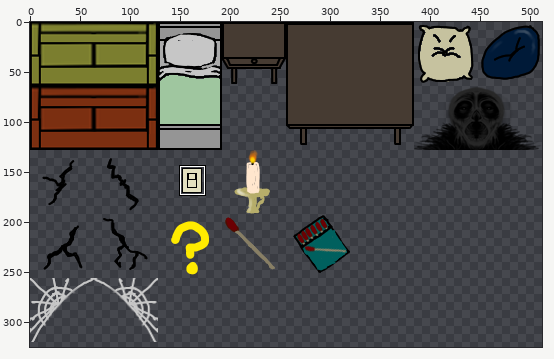
Two versions of one sprite sheet, Assets/Environement/TilesetProps.png. The picture above shows the old version from afar; the outline marks the close-up.
Close-up. Old version:
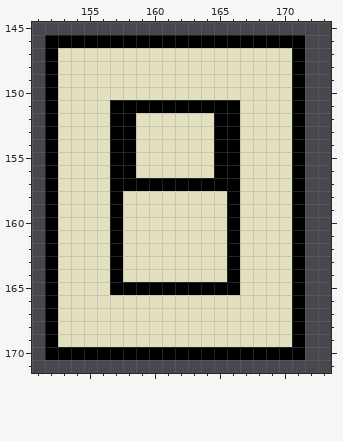
The file is 512x512 pixels. Shown: x 151..173, y 145..171. The wide view leaves out empty margins. The commit also changed other parts of the picture, which this record leaves out.
After:
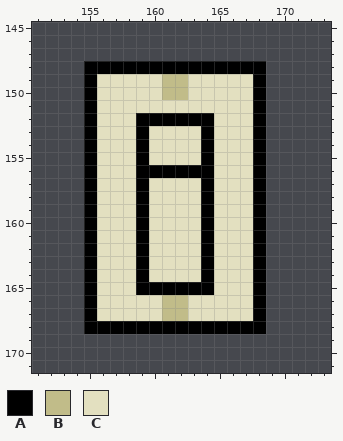
Palette (. is transparent): A #000000  B #c1bc89  C #e3e0c0
Changes in this commit:
y 146: x 152..171 AAAAAAAAAAAAAAAAAAAA -> ....................
y 147: x 152..171 ACCCCCCCCCCCCCCCCCCA -> ....................
y 148: x 152..171 ACCCCCCCCCCCCCCCCCCA -> ...AAAAAAAAAAAAAA...
y 149..150: x 152..155 ACCC -> ...A; x 161..162 CC -> BB; x 168..171 CCCA -> A...
y 151: x 152..155 ACCC -> ...A; x 157..166 AAAAAAAAAA -> CCCCCCCCCC; x 168..171 CCCA -> A...
y 152: x 152..155 ACCC -> ...A; x 157..166 AACCCCCCAA -> CCAAAAAACC; x 168..171 CCCA -> A...
y 153..155: x 152..155 ACCC -> ...A; x 157..159 AAC -> CCA; x 164..166 CAA -> ACC; x 168..171 CCCA -> A...
y 156: x 152..155 ACCC -> ...A; x 157..166 AACCCCCCAA -> CCAAAAAACC; x 168..171 CCCA -> A...
y 157: x 152..155 ACCC -> ...A; x 157..158 AA -> CC; x 160..163 AAAA -> CCCC; x 165..166 AA -> CC; x 168..171 CCCA -> A...
y 158..164: x 152..155 ACCC -> ...A; x 157 A -> C; x 159 C -> A; x 164 C -> A; x 166 A -> C; x 168..171 CCCA -> A...
y 165: x 152..155 ACCC -> ...A; x 157..158 AA -> CC; x 165..166 AA -> CC; x 168..171 CCCA -> A...
y 166..167: x 152..155 ACCC -> ...A; x 161..162 CC -> BB; x 168..171 CCCA -> A...
y 168: x 152..171 ACCCCCCCCCCCCCCCCCCA -> ...AAAAAAAAAAAAAA...
y 169: x 152..171 ACCCCCCCCCCCCCCCCCCA -> ....................
y 170: x 152..171 AAAAAAAAAAAAAAAAAAAA -> ....................
Changed places in both close-ups, as pixel boxes (x1, y1, x2, y2):
changed: (45, 35, 305, 360)
